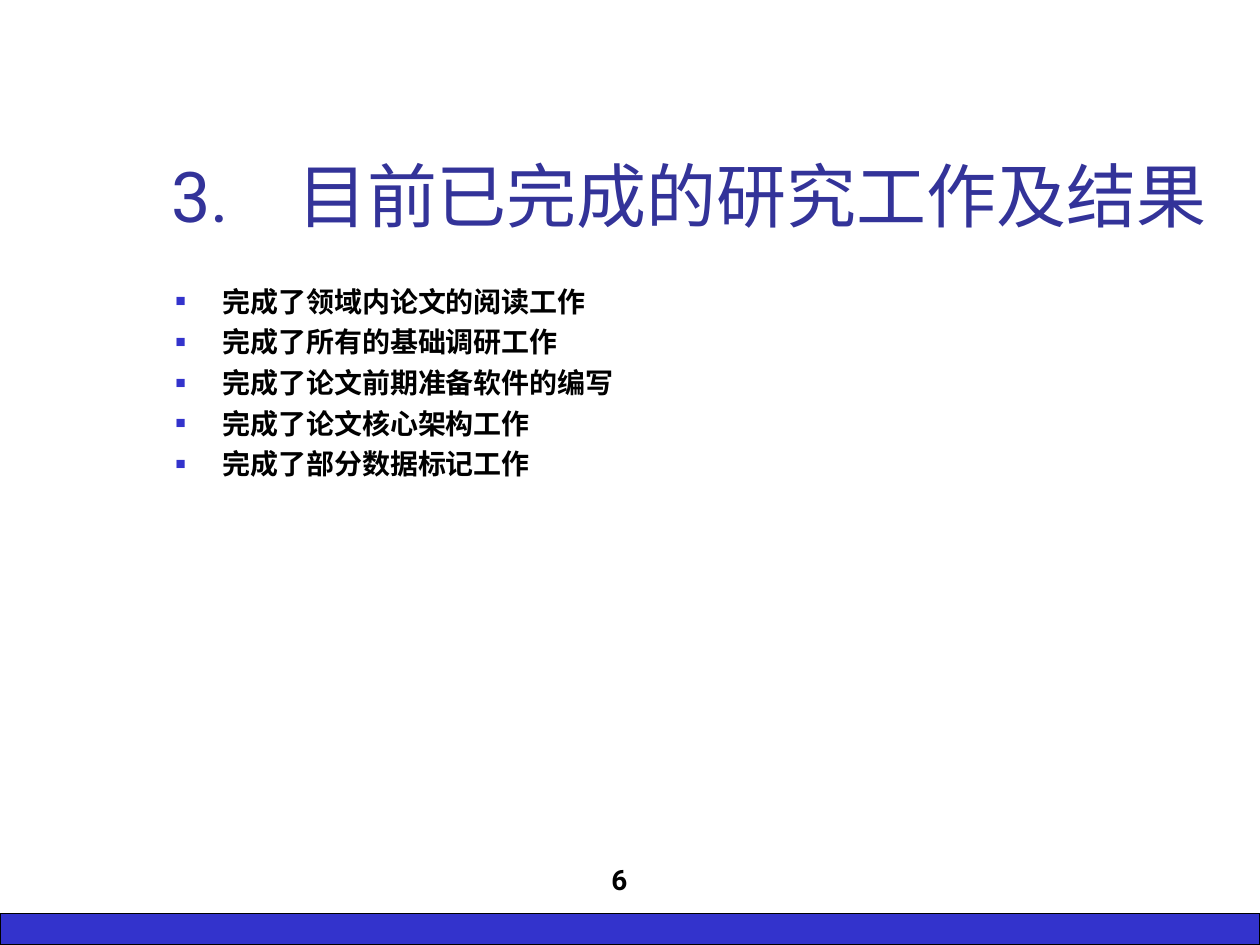
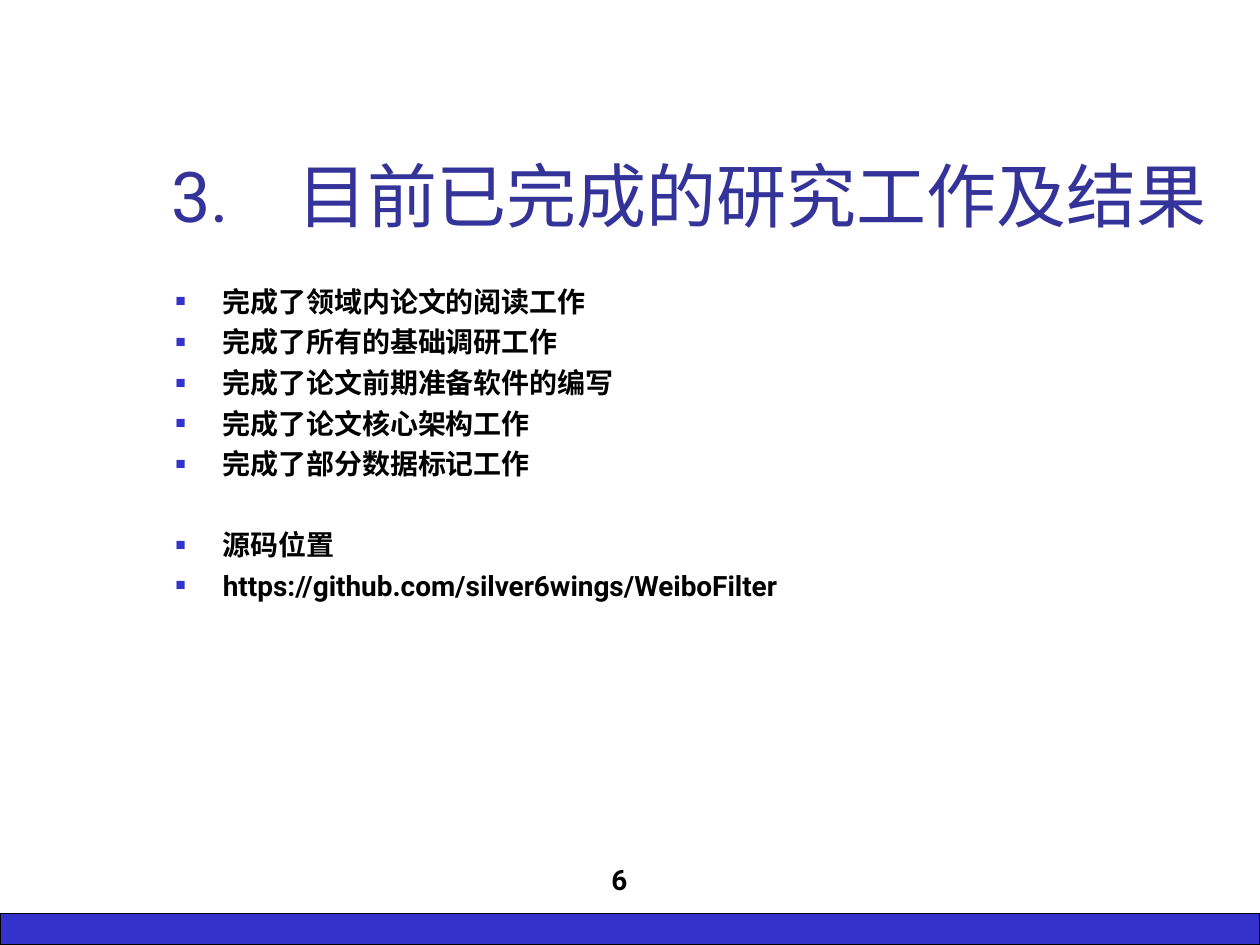
Before and after one commit to silver6wings/WeiboFilter, a slide deck: slide 6 of _Paper/7.中期报告/GS11211B8于俊超 中期检查报告.ppt. Drawn at 1260x945 pixels with LibreOffice and Linux fonts; fonts in the diff are those of the drawing; background and template pictures are left out. Boxes give left, top, right and bottom in pixels: in the first picture for what was removed or moved away, otherwise in the second. Text is boxed around its words. In the diff, an @@ line names an element or a change of style, - is before the commit and + after.

```diff
--- a/_Paper/7.中期报告/GS11211B8于俊超 中期检查报告.ppt
+++ b/_Paper/7.中期报告/GS11211B8于俊超 中期检查报告.ppt
@@ text at [223, 531, 777, 602]: paragraphs added @@
+■ 源码位置
+■ https://github.com/silver6wings/WeiboFilter
```
Also in this commit, not shown: 2 other files.
